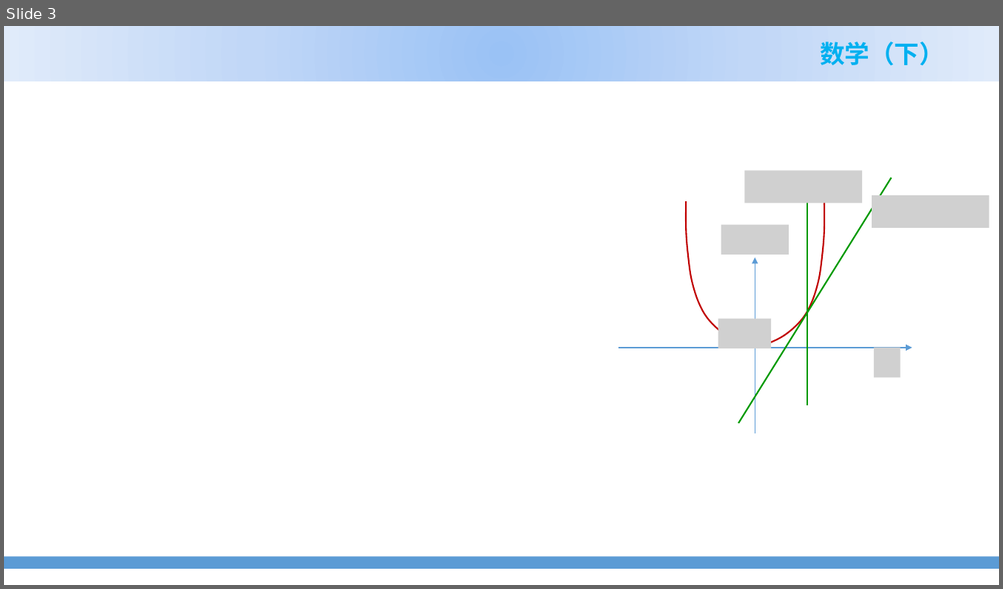
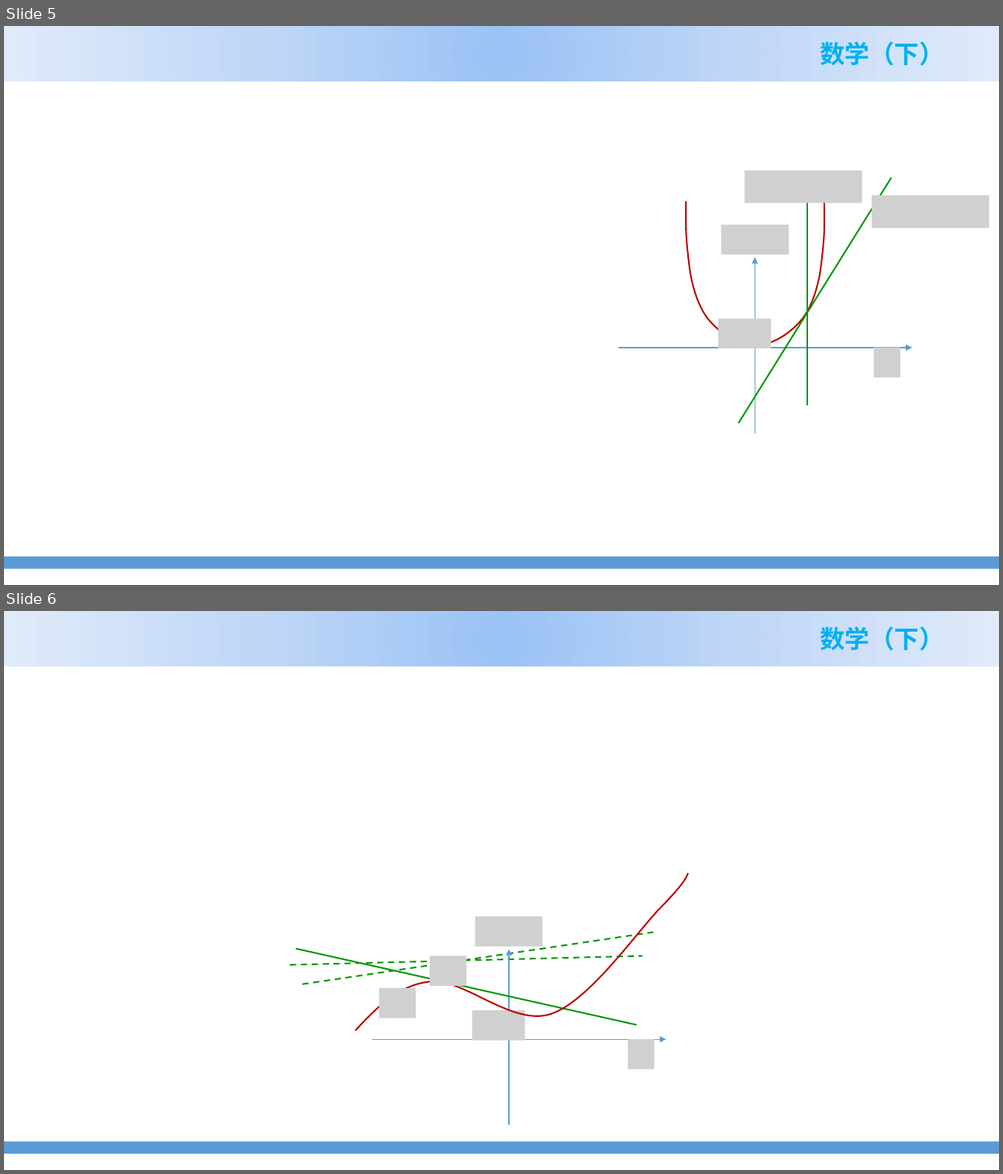
Before and after one commit to zhangshenxing/zhangshenxing.github.io, a slide deck: teaching/2022_spring_Math_II_ppt/3.1 导数的概念.pptx. Shown one above the other, each under a label of ours: slide 3 before the commit, slides 5 and 6 after it. The pictures are 1003x589 and 1003x1174 pixels, drawn with LibreOffice and Linux fonts; fonts in the diff are those of the drawing; grey boxes stand for pictures; background and template pictures are left out. Boxes give left, top, right and bottom in pixels: in the first picture for what was removed or moved away, otherwise in the second. Text is boxed around its words. In the diff, an @@ line names an element or a change of style, - is before the commit and + after.

```diff
--- a/teaching/2022_spring_Math_II_ppt/3.1 导数的概念.pptx
+++ b/teaching/2022_spring_Math_II_ppt/3.1 导数的概念.pptx
@@ slide 6 added at [4, 611, 999, 1170], background picture (left out); not listed: 3 template elements that a slide beside it also shows @@
@@ line added from (302, 985) to (654, 933), #009900 1.5 pt dashed @@
@@ line added from (290, 965) to (643, 957), #009900 1.5 pt dashed @@
@@ group added at [296, 874, 688, 1126]: 5 pictures, 2 arrows, 1 line, 1 freeform shape @@
@@ what was slide 3 is now slide 5 @@
```
Also in this commit, not shown: 1 slide changed, 10 other slides added, 1 slide removed, 2 other files.
